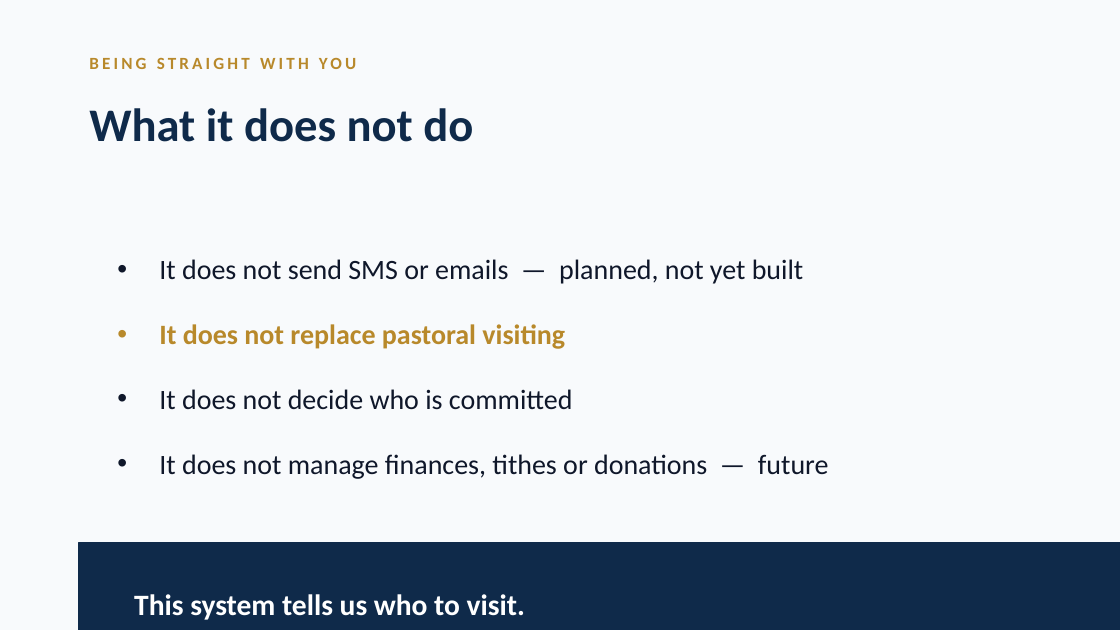
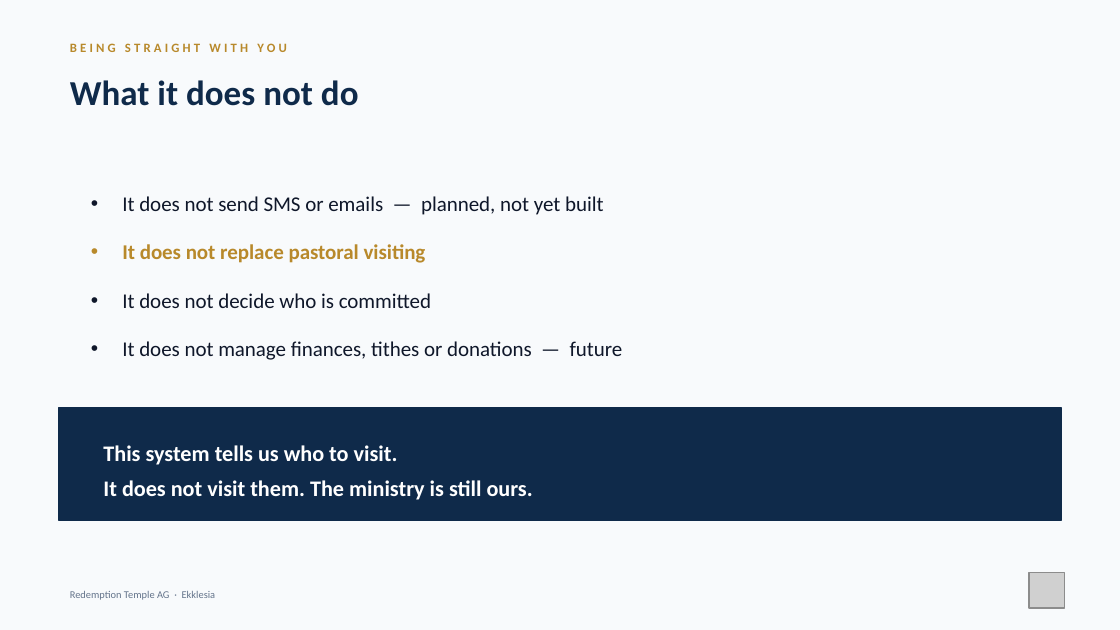
Before and after one commit to nhanhayhaw/ChurchCONNECT, a slide deck: slide 19 of docs/ChurchConnect-Leadership-Presentation.pptx. Drawn at 1120x630 pixels with LibreOffice and Linux fonts; fonts in the diff are those of the drawing; grey boxes stand for pictures; background and template pictures are left out. Boxes give left, top, right and bottom in pixels: in the first picture for what was removed or moved away, otherwise in the second. Text is boxed around its words. In the diff, an @@ line names an element or a change of style, - is before the commit and + after.

```diff
--- a/docs/ChurchConnect-Leadership-Presentation.pptx
+++ b/docs/ChurchConnect-Leadership-Presentation.pptx
@@ text "BEING STRAIGHT WITH YOU" moved from (x1=89, y1=57, x2=356, y2=69) to (x1=70, y1=43, x2=286, y2=52) @@
@@ text "BEING STRAIGHT WITH YOU" at (x1=70, y1=43, x2=286, y2=52): size 11 to 8.2 pt @@
@@ text "What it does not do" moved from (x1=89, y1=108, x2=473, y2=142) to (x1=70, y1=80, x2=359, y2=106) @@
@@ text "What it does not do" at (x1=70, y1=80, x2=359, y2=106): size 30 to 22.5 pt @@
@@ text "It does not send SMS ..." moved from (x1=159, y1=259, x2=829, y2=479) to (x1=122, y1=196, x2=623, y2=360) @@
@@ text "It does not send SMS ..." at (x1=122, y1=196, x2=623, y2=360): size 18 to 13.5 pt; indent changed; less space between paragraphs @@
@@ rectangle added at (x1=59, y1=408, x2=1062, y2=521), fill #0F2A4A, outline #0F2A4A 1 pt @@
@@ text "This system tells us who ..." moved from (x1=134, y1=594, x2=525, y2=620) to (x1=103, y1=445, x2=533, y2=500) @@
@@ text "This system tells us who ..." at (x1=103, y1=445, x2=533, y2=500): size 19 to 14.2 pt; line spacing 30pt to 22.5pt @@
@@ rectangle removed at (x1=78, y1=543, x2=1120, y2=630) @@
@@ text added at (x1=70, y1=591, x2=216, y2=600), 6.8 pt, text #64748B @@
+Redemption Temple AG · Ekklesia
@@ picture added at (x1=1029, y1=573, x2=1065, y2=609) @@
```
Also in this commit, not shown: 21 other slides changed, 31 other files.
